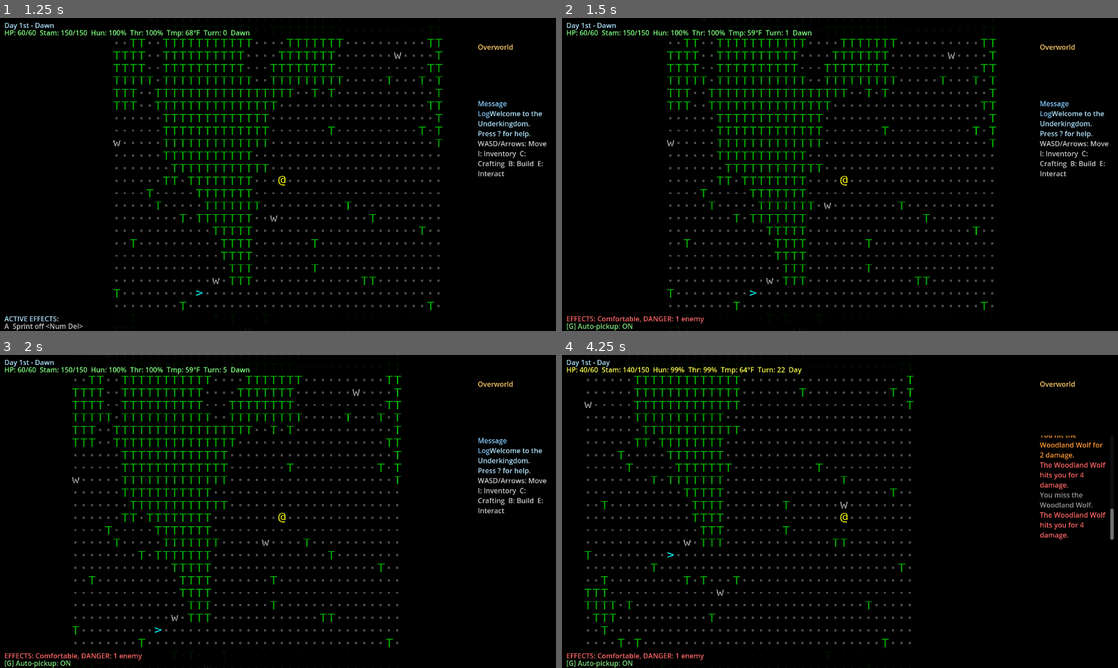
Above: before the commit, frames 1-4 (two rows, left to right).
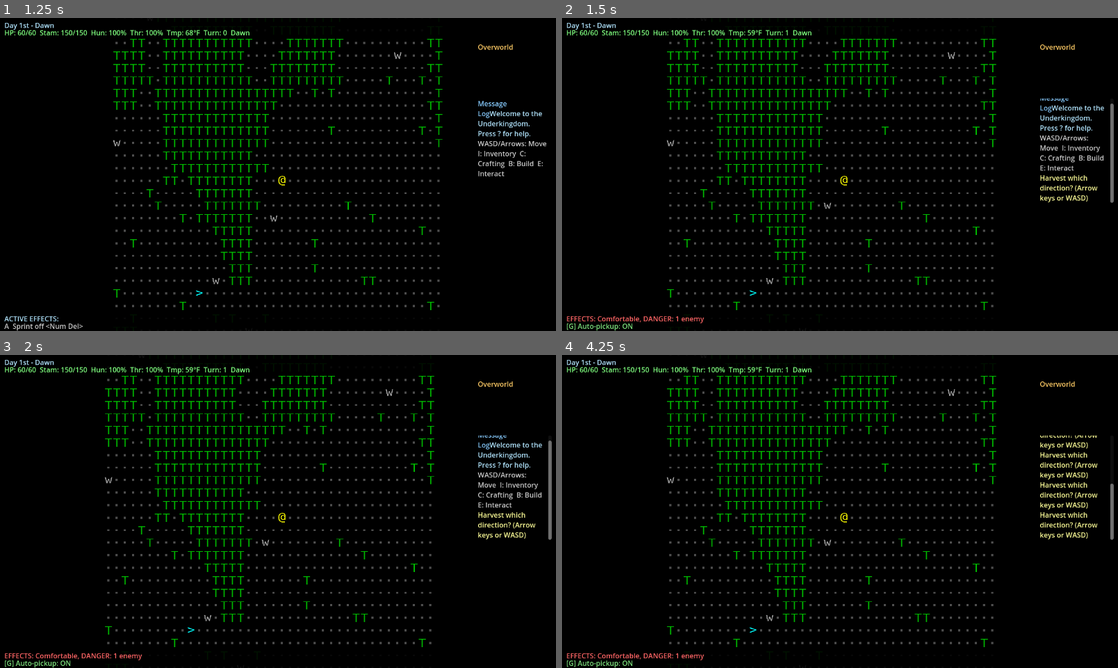
Above: after the commit, the same moments.

Repository: stevenraines/underkingdom-godot-cc
Game: Godot game, scene res://scenes/main.tscn
Two runs of this game, one before a commit and one after it. Both use one fixed random seed, a clock stepped at 60 frames per second and the inputs below.
Inputs (mouse positions are in pixels of both pictures, inside the frame that each line leads up to):
- Up to frame 1 (1.25 s): click "Start New Game" at 0.5 s
- Up to frame 2 (1.5 s): tap Enter (ui_accept) at 1.25 s; move the mouse to (962, 158) at 1.27 s; hold Right (ui_right) from 1.28 s (still down); tap H at 1.35 s; click (962, 158) at 1.42 s
- Up to frame 3 (2 s): keep holding Right (ui_right); tap Enter (ui_accept) at 1.52 s
- Up to frame 4 (4.25 s): move the mouse to (728, 527) at 2.02 s; release Right (ui_right) at 2.03 s; hold Down (ui_down) 2.03-2.78 s; tap H at 2.1, 3.05, 3.8 s; tap Enter (ui_accept) at 2.27, 3.77 s; move the mouse to (895, 442) at 2.77 s; hold Right (ui_right) 2.78-3.53 s; tap Space at 2.85 s; move the mouse to (812, 574) at 3.52 s; hold Up (ui_up) from 3.53 s (still down); tap R at 3.6 s; click (812, 574) at 3.67 s

Frame 1 is identical in both runs. In frame 2, 1.8% of the frame differs, in the area x 85-100%, y 25-60%; in frame 3, 5.4%; in frame 4, 7.0%, in the area x 0-100%, y 2-94%.

Commit message:
Add tree harvesting functionality and input handling

Diff:
--- a/entities/player.gd
+++ b/entities/player.gd
@@ -143,6 +143,58 @@
 	position = Vector2i(MapManager.current_map.width / 2, MapManager.current_map.height / 2)
 	push_warning("Could not find ", stairs_type, ", positioning at center")
 	EventBus.player_moved.emit(old_pos, position)
+
+## Harvest a tree in a given direction
+func harvest_tree(direction: Vector2i) -> Dictionary:
+	if not MapManager.current_map:
+		return {"success": false, "message": "No map loaded"}
+
+	var target_pos = position + direction
+	var tile = MapManager.current_map.get_tile(target_pos)
+
+	if not tile or tile.tile_type != "tree":
+		return {"success": false, "message": "No tree there"}
+
+	# Check if player has an axe or knife (can harvest with either)
+	var has_tool = false
+	var tool_name = ""
+
+	for item in inventory.items:
+		if item.item_type == "tool" and (item.subtype == "axe" or item.subtype == "knife"):
+			has_tool = true
+			tool_name = item.name
+			break
+
+	if not has_tool:
+		for slot in inventory.equipment:
+			var equipped = inventory.equipment[slot]
+			if equipped and equipped.item_type == "tool" and (equipped.subtype == "axe" or equipped.subtype == "knife"):
+				has_tool = true
+				tool_name = equipped.name
+				break
+
+	if not has_tool:
+		return {"success": false, "message": "Need an axe or knife to harvest trees"}
+
+	# Consume stamina for harvesting
+	if survival and not survival.consume_stamina(survival.STAMINA_COST_ATTACK * 2):
+		return {"success": false, "message": "Too tired to harvest"}
+
+	# Replace tree with floor
+	MapManager.current_map.set_tile(target_pos, GameTile.create("floor"))
+
+	# Drop wood at the tree's position
+	var wood_count = 2 + randi() % 3  # 2-4 wood per tree
+	var wood = ItemManager.create_item("wood", wood_count)
+	if wood:
+		var ground_item = GroundItem.new()
+		ground_item.item = wood
+		ground_item.position = target_pos
+		ground_item.ascii_char = wood.ascii_char
+		ground_item.color = wood.get_color()
+		EntityManager.add_entity(ground_item)
+
+	return {"success": true, "message": "Harvested tree with %s, got %d wood" % [tool_name, wood_count]}
 
 ## Get total weapon damage (base + equipped weapon bonus)
 func get_weapon_damage() -> int:
--- a/systems/input_handler.gd
+++ b/systems/input_handler.gd
@@ -14,6 +14,9 @@
 var move_timer: float = 0.0
 var is_initial_press: bool = true
 var blocked_direction: Vector2i = Vector2i.ZERO  # Stop continuous movement if blocked
+
+# Harvest mode
+var _awaiting_harvest_direction: bool = false  # Waiting for player to specify direction to harvest
 
 func _ready() -> void:
 	set_process_unhandled_input(true)
@@ -140,6 +143,9 @@
 			_try_pickup_item()
 			action_taken = true
 			get_viewport().set_input_as_handled()
+		elif event.keycode == KEY_H:  # H key - harvest (prompts for direction)
+			_start_harvest_mode()
+			get_viewport().set_input_as_handled()
 
 		# Advance turn if action was taken
 		if action_taken:
@@ -208,3 +214,30 @@
 		var ground_item = ground_items[0]  # Pick up first item
 		if player.pickup_item(ground_item):
 			EntityManager.remove_entity(ground_item)
+
+## Start harvest mode - player will be prompted for direction
+func _start_harvest_mode() -> void:
+	var game = get_parent()
+	if game and game.has_method("_add_message"):
+		game._add_message("Harvest which direction? (Arrow keys or WASD)", Color(1.0, 1.0, 0.6))
+
+	# Set a flag to await direction input
+	ui_blocking_input = true
+	_awaiting_harvest_direction = true
+
+## Try to harvest a tree in the given direction
+func _try_harvest(direction: Vector2i) -> bool:
+	var result = player.harvest_tree(direction)
+
+	var game = get_parent()
+	if game and game.has_method("_add_message"):
+		var color = Color(0.6, 0.9, 0.6) if result.success else Color(0.9, 0.5, 0.5)
+		game._add_message(result.message, color)
+
+	# If successful, trigger a map re-render to show the tree is gone
+	if result.success and game and game.has_method("_render_map"):
+		game._render_map()
+		game._render_all_entities()
+		game._render_ground_items()
+
+	return result.success
